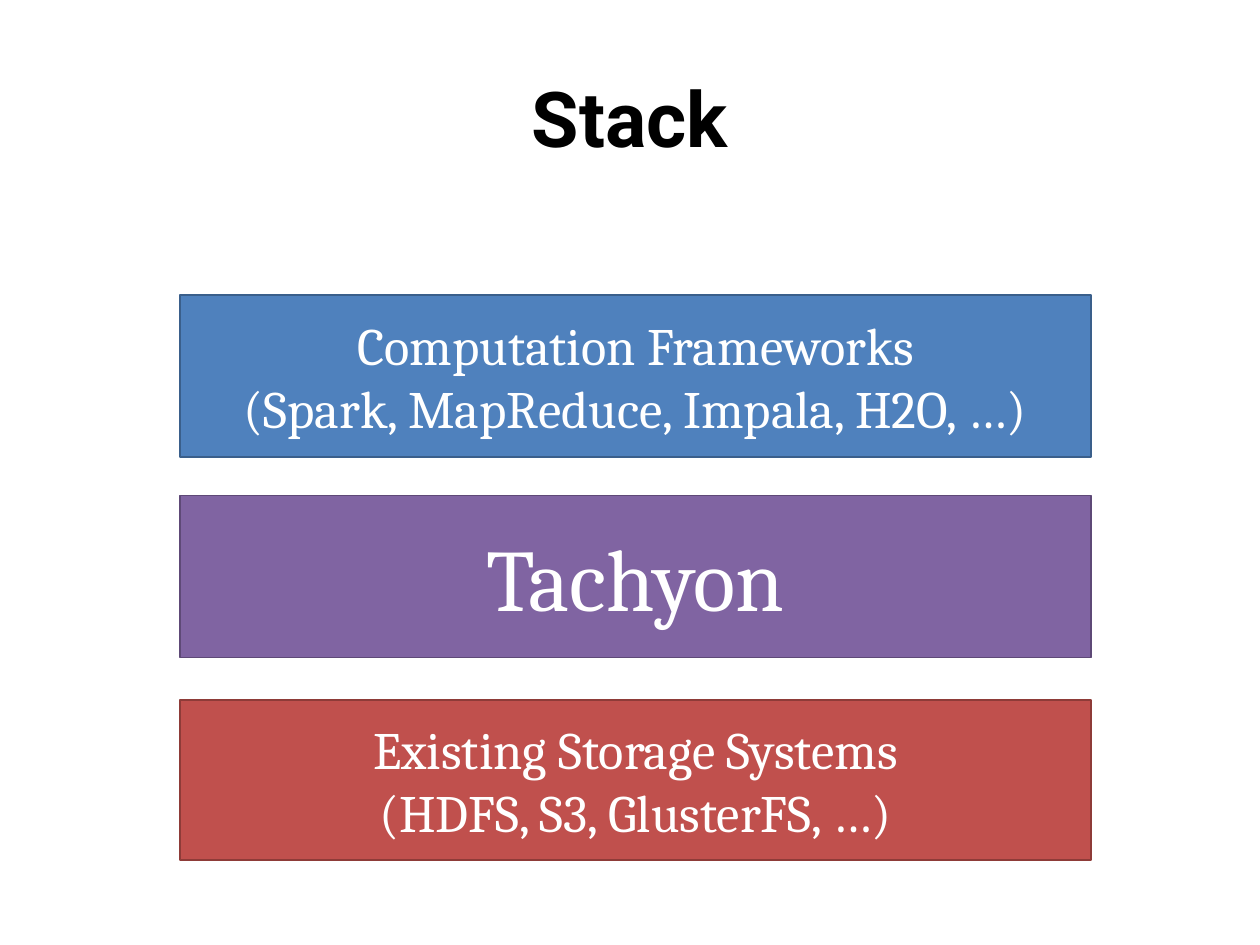
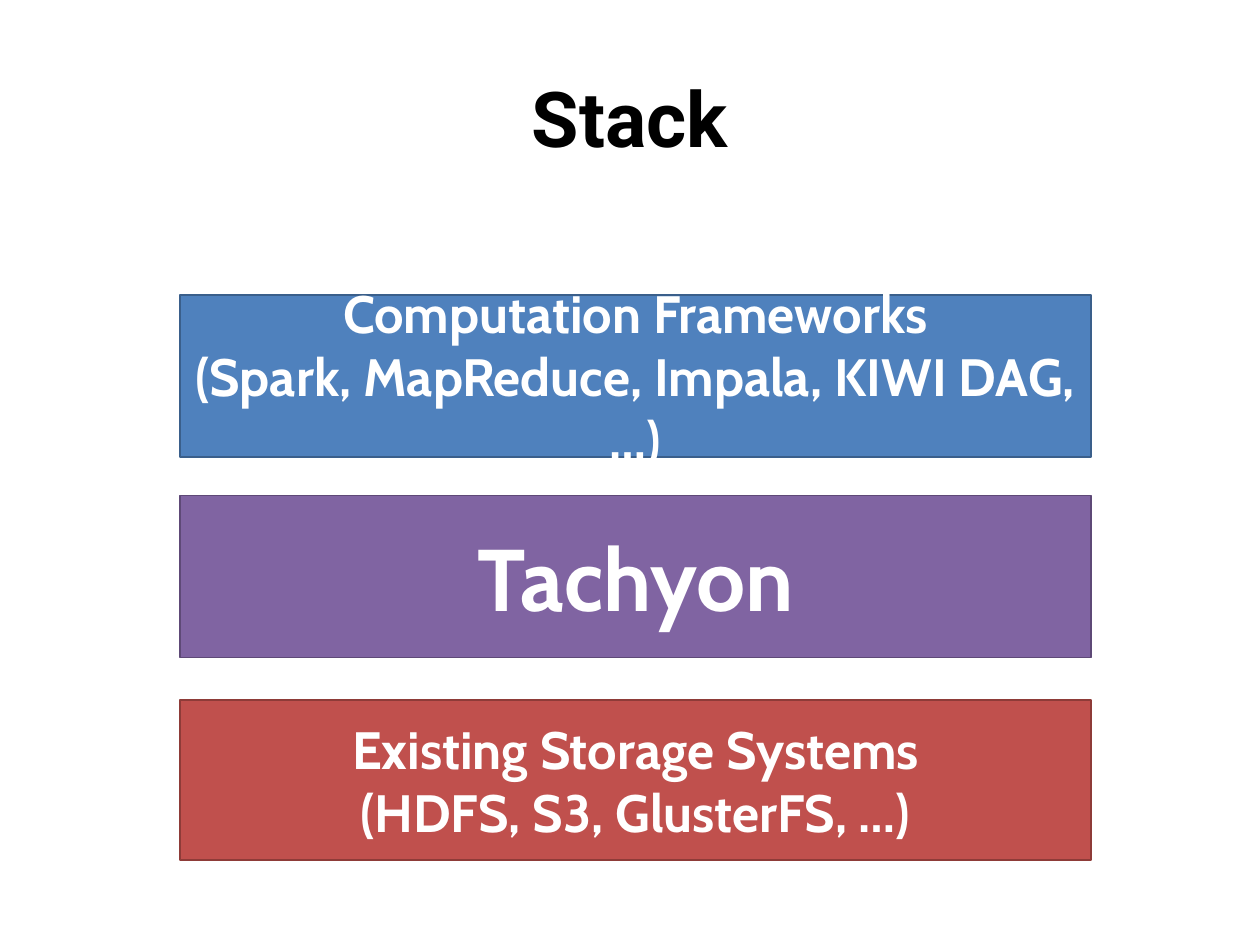
Before and after one commit to sungsoo/sungsoo.github.io, a slide deck: slide 19 of articles/Tachyon_2014-10-16-Strata.pptx. Drawn at 1260x945 pixels with LibreOffice and Linux fonts; fonts in the diff are those of the drawing. Boxes give left, top, right and bottom in pixels: in the first picture for what was removed or moved away, otherwise in the second. Text is boxed around its words. In the diff, an @@ line names an element or a change of style, - is before the commit and + after.

Commit message:
update

```diff
--- a/articles/Tachyon_2014-10-16-Strata.pptx
+++ b/articles/Tachyon_2014-10-16-Strata.pptx
@@ text in rectangle at (196, 289, 1075, 408): text changed; font Cambria to Cabin; bold on @@
-Computation Frameworks
-(Spark, MapReduce, Impala, H2O, …)
+Computation Frameworks
+(Spark, MapReduce, Impala, KIWI DAG, …)
@@ rectangle "Tachyon" at (180, 495, 1091, 658): font Cambria to Cabin, bold on @@
@@ rectangle "Existing Storage Systems (HDFS, S3, ..." at (180, 701, 1091, 861): font Cambria to Cabin, bold on @@
```
